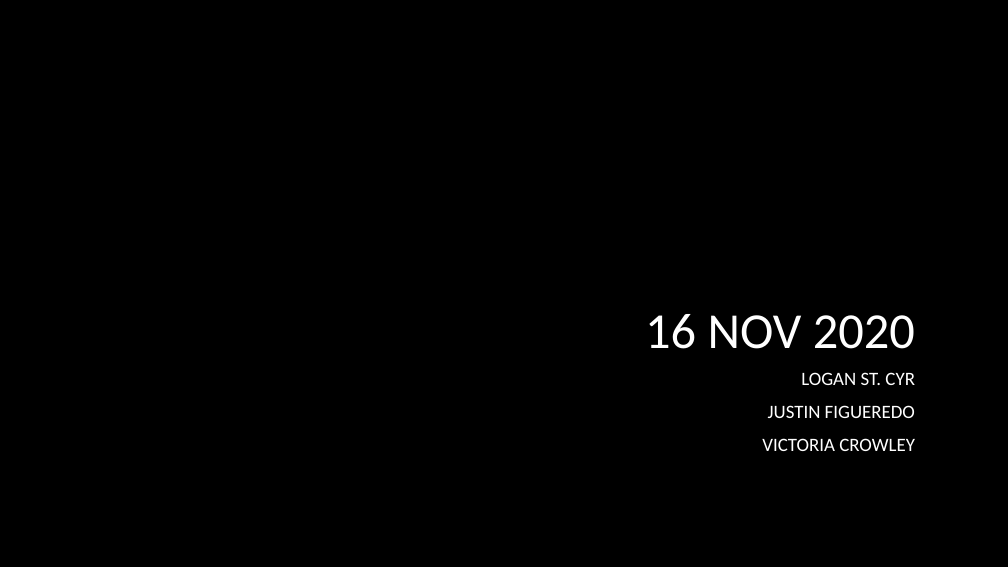
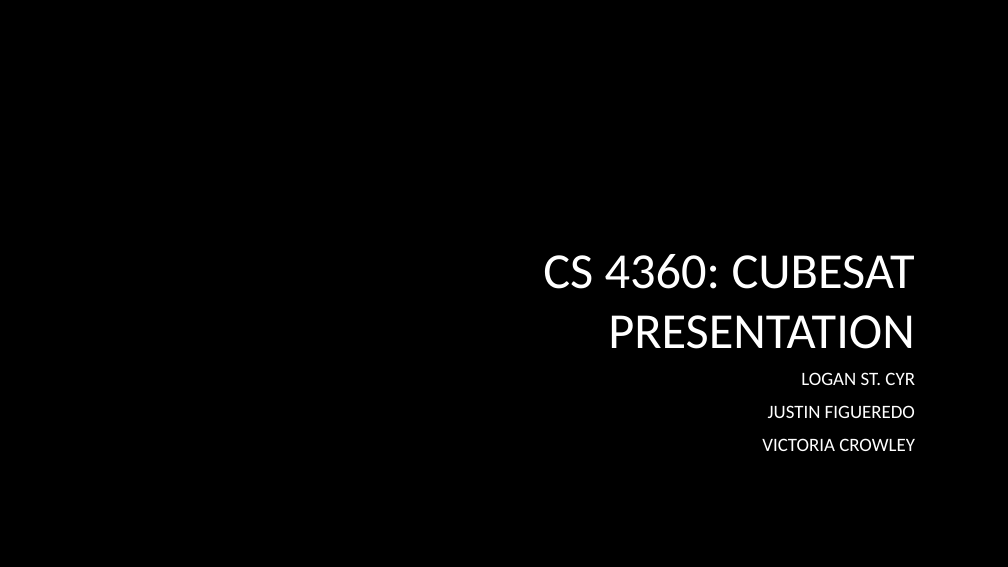
Before and after one commit to MSUDenverCubeSat/Documentation, a slide deck: slide 1 of Presentations/(7)16Nov2020.pptx. Drawn at 1008x567 pixels with LibreOffice and Linux fonts; fonts in the diff are those of the drawing; background and template pictures are left out. Boxes give left, top, right and bottom in pixels: in the first picture for what was removed or moved away, otherwise in the second. Text is boxed around its words. In the diff, an @@ line names an element or a change of style, - is before the commit and + after.

```diff
--- a/Presentations/(7)16Nov2020.pptx
+++ b/Presentations/(7)16Nov2020.pptx
@@ title at <box>543,254,915,349</box>: text changed @@
-16 NOV 2020
+CS 4360: CUBESAT PRESENTATION
```
Also in this commit, not shown: 3 other files.
